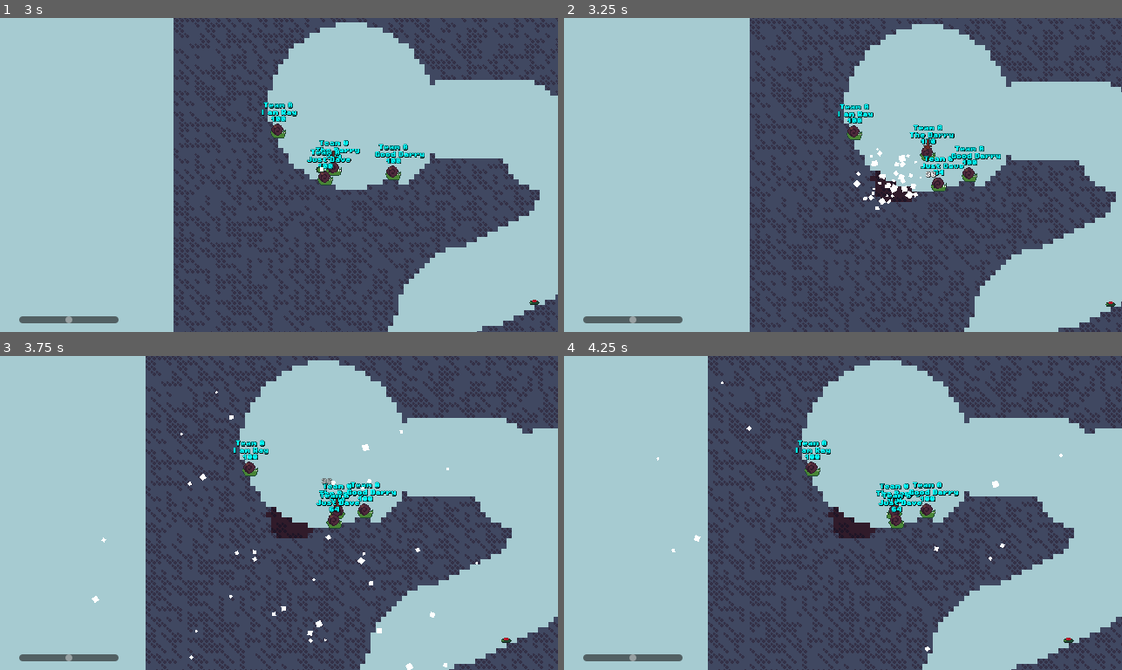
Above: before the commit, frames 1-4 (two rows, left to right).
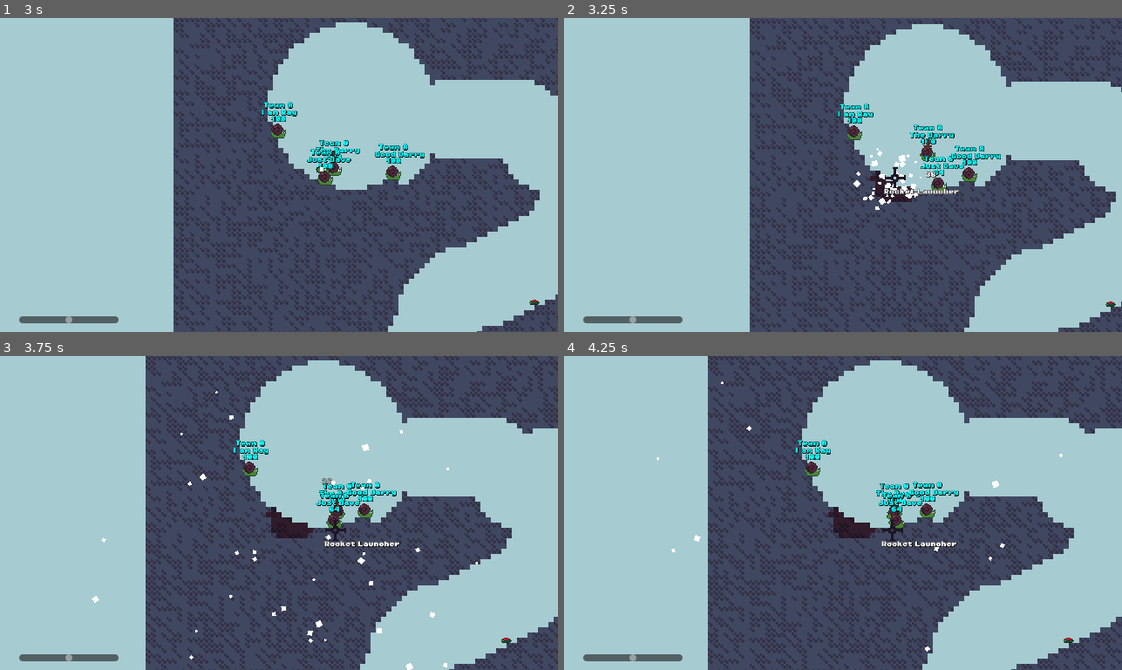
Above: after the commit, the same moments.

Repository: codingbanana21/Snail-Wars
Game: Godot game, scene res://scenes/main_menu.tscn
The game is run twice, just before and just after one commit, with the same random seed, the same clock (stepped at 60 frames per second) and the same inputs.
Inputs (mouse positions are in pixels of both pictures, inside the frame that each line leads up to):
- Up to frame 1 (3 s): click (401, 278) at 0.52 s; type "12" at 0.6 s; click "Mine time" at 1.25 s; tap Enter (skip) at 2 s; move the mouse to (401, 159) at 2.02 s; hold D (right) from 2.03 s (still down); right-click (401, 159) at 2.1 s; tap W (jump) at 2.27 s; move the mouse to (251, 175) at 2.77 s; click (251, 175) at 2.85 s
- Up to frame 2 (3.25 s): keep holding D (right); tap W (jump) at 3.02 s; right-click (815, 175) at 3.05 s
- Up to frame 3 (3.75 s): move the mouse to (290, 506) at 3.52 s; release D (right) at 3.53 s; hold A (left) from 3.53 s (still down); tap Mouse wheel down (last_weapon) at 3.6 s
- Up to frame 4 (4.25 s): keep holding A (left); right-click (854, 506) at 3.8 s

Frame 1 is identical in both runs. In frame 2, 0.2% of the frame differs, in the area x 57-71%, y 47-57%; in frame 3, 0.3%, in the area x 58-72%, y 52-61%; in frame 4, 0.3%.

Commit message:
Mouse esc mode

Diff:
--- a/scripts/Mouse.gd
+++ b/scripts/Mouse.gd
@@ -11,6 +11,7 @@
 var shake_amount: float = 0.0
 var weapon_left: int
 var weapon: int
+var ecs_mode: int = 0
 
 
 func _process(_delta: float) -> void:
@@ -26,8 +27,12 @@
 		camera_2d.offset = Vector2.ZERO
 
 	if Input.is_action_just_pressed("esc"):
-		Input.set_mouse_mode(Input.MOUSE_MODE_VISIBLE)
-		hide()
+		if ecs_mode == 1:
+			get_tree().quit()
+		else:
+			ecs_mode = 1
+			Input.set_mouse_mode(Input.MOUSE_MODE_VISIBLE)
+			hide()
 
 
 func _input(event: InputEvent) -> void:
@@ -36,7 +41,9 @@
 		moving = true
 	else:
 		if Input.is_action_just_pressed("mouse_lock"):
+			ecs_mode = 0
 			Input.set_mouse_mode(Input.MOUSE_MODE_CAPTURED)
+			show()
 		moving = false
 
 
